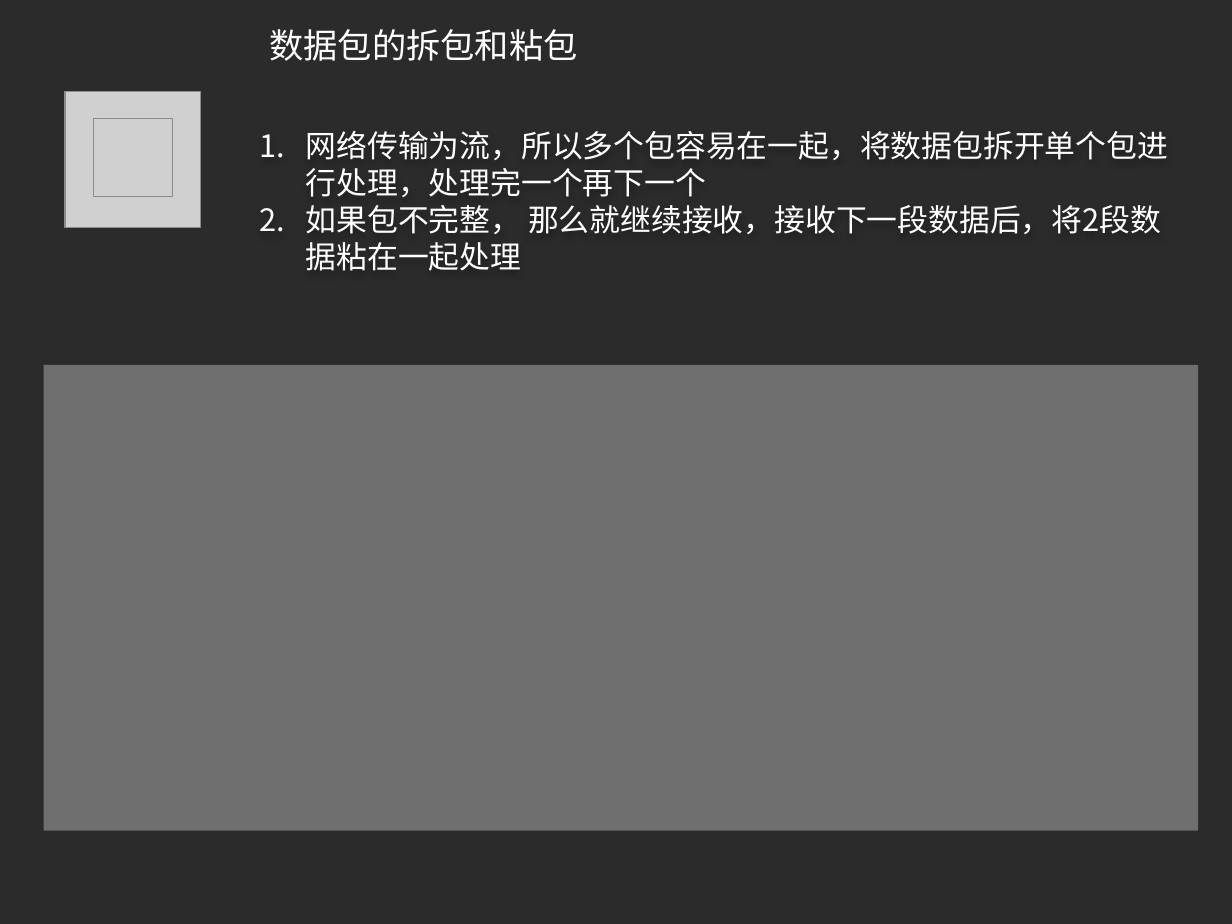
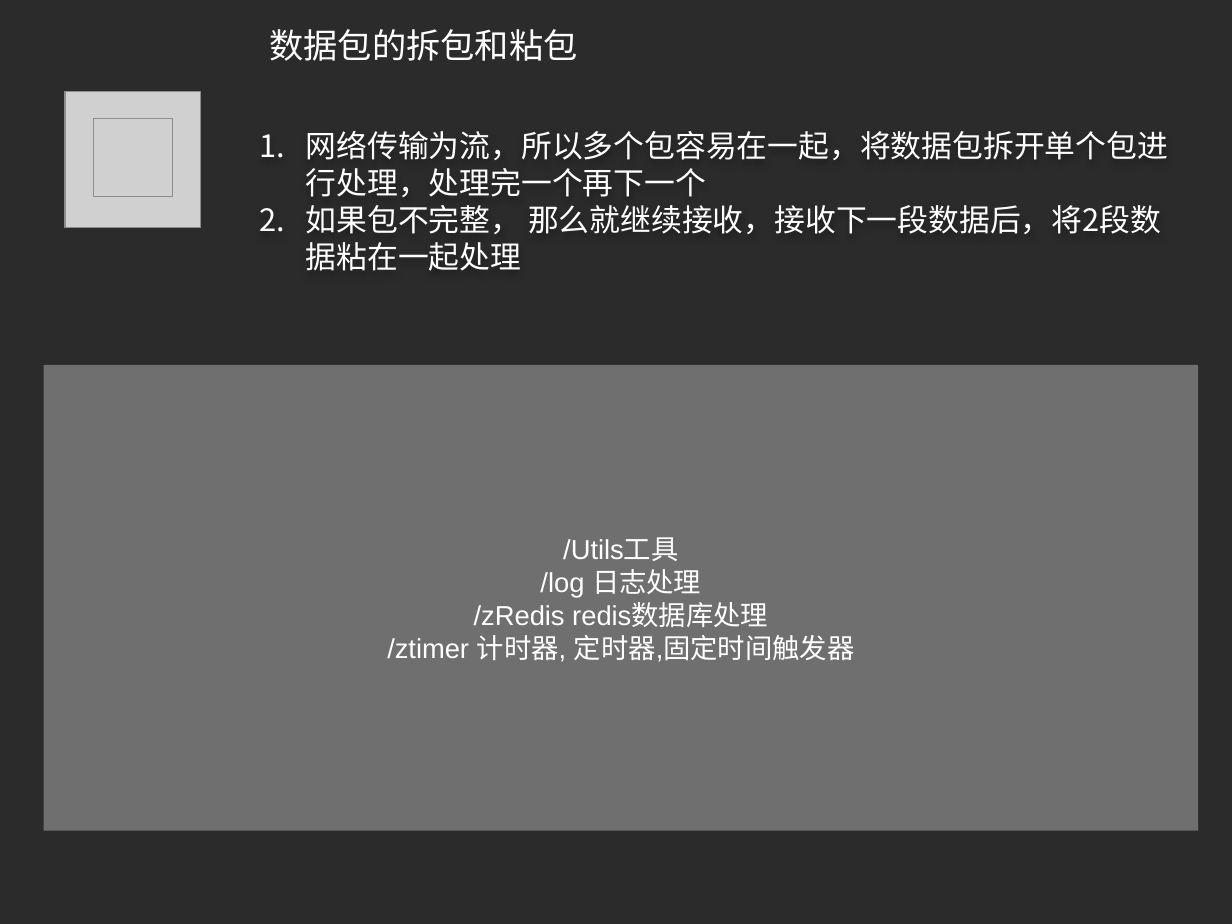
Before and after one commit to zgame/GoLangCode, a slide deck: slide 5 of ServerGameBYLua2/说明文档/服务器架构设计.pptx. Drawn at 1232x924 pixels with LibreOffice and Linux fonts; fonts in the diff are those of the drawing; grey boxes stand for pictures; background and template pictures are left out; a plain dark background stands for a picture behind light text. Boxes give left, top, right and bottom in pixels: in the first picture for what was removed or moved away, otherwise in the second. Text is boxed around its words. In the diff, an @@ line names an element or a change of style, - is before the commit and + after.

```diff
--- a/ServerGameBYLua2/说明文档/服务器架构设计.pptx
+++ b/ServerGameBYLua2/说明文档/服务器架构设计.pptx
@@ text in rectangle at [387,538,854,662]: text added @@
+/Utils工具
+/log 日志处理
+/zRedis redis数据库处理
+/ztimer 计时器, 定时器,固定时间触发器
```
Also in this commit, not shown: 5 other slides changed, 10 other files.
